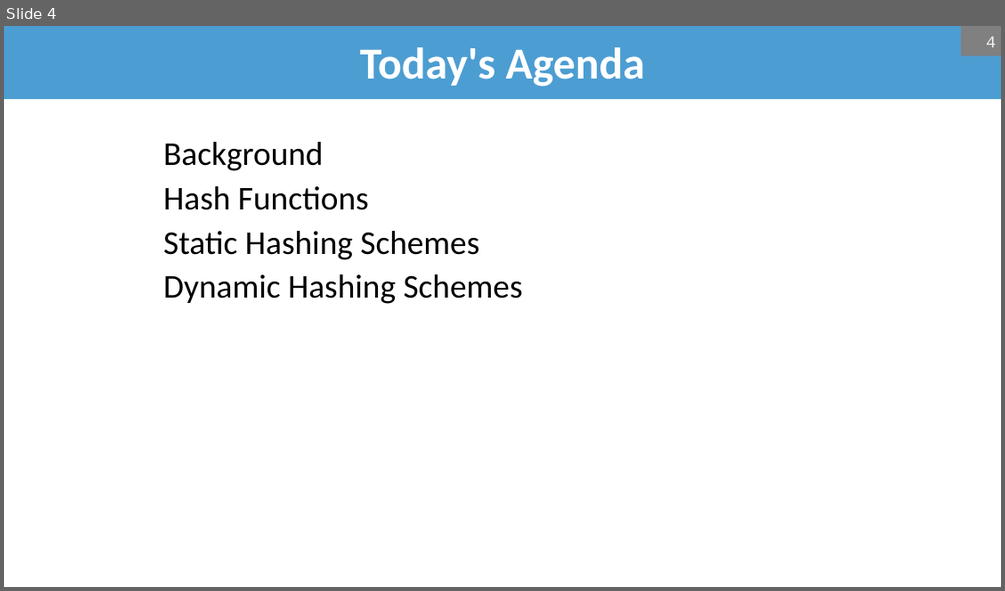
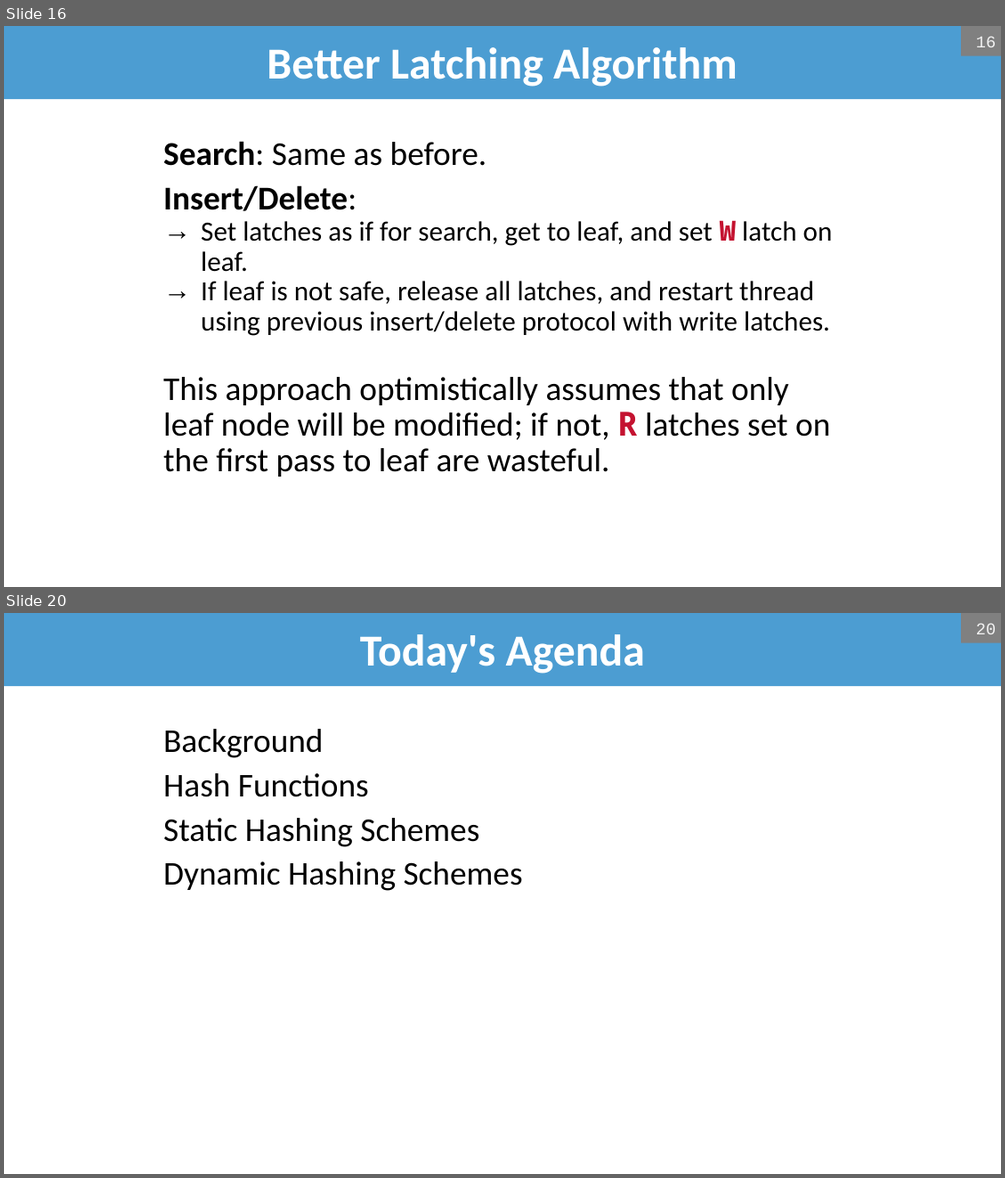
Before and after one commit to bsb20/bsb20.github.io, a slide deck: docs/421_f26/lectures/L09_hash_tables.pptx. Shown one above the other, each under a label of ours: slide 4 before the commit, slides 16 and 20 after it; the slides between them are not shown. The pictures are 1005x591 and 1005x1178 pixels, drawn with LibreOffice and Linux fonts; fonts in the diff are those of the drawing; background and template pictures are left out. Boxes give left, top, right and bottom in pixels: in the first picture for what was removed or moved away, otherwise in the second. Text is boxed around its words. In the diff, an @@ line names an element or a change of style, - is before the commit and + after.

```diff
--- a/docs/421_f26/lectures/L09_hash_tables.pptx
+++ b/docs/421_f26/lectures/L09_hash_tables.pptx
@@ slide 16 added at bbox=[4, 26, 1001, 587], background #FFFFFF @@
@@ title added at bbox=[4, 26, 1001, 99], fill #4C9DD2, 32 pt, text #FFFFFF, bold @@
+Better Latching Algorithm
@@ page number added at bbox=[961, 26, 1001, 56], fill #808080, 12 pt, text #F2F2F2 @@
+16
@@ text added at bbox=[163, 141, 833, 476], 20 pt, text #000000 @@
+Search: Same as before.
+Insert/Delete:
+  → Set latches as if for search, get to leaf, and set W latch on leaf.
+  → If leaf is not safe, release all latches, and restart thread using previous insert/delete protocol with write latches.
+This approach optimistically assumes that only leaf node will be modified; if not, R latches set on the first pass to leaf are wasteful.
@@ what was slide 4 is now slide 20 @@
@@ page number at bbox=[976, 623, 995, 634]: text changed @@
-4
+20
```
Also in this commit, not shown: 19 slides changed, 20 other slides added, 1 other file.
